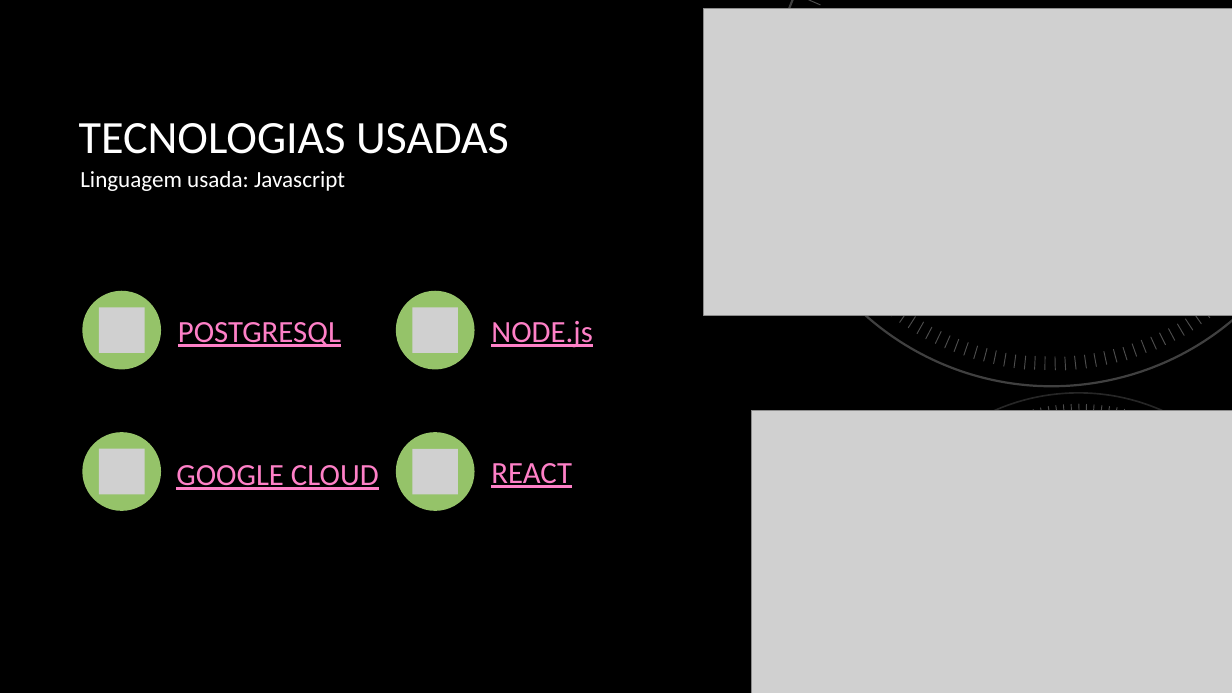
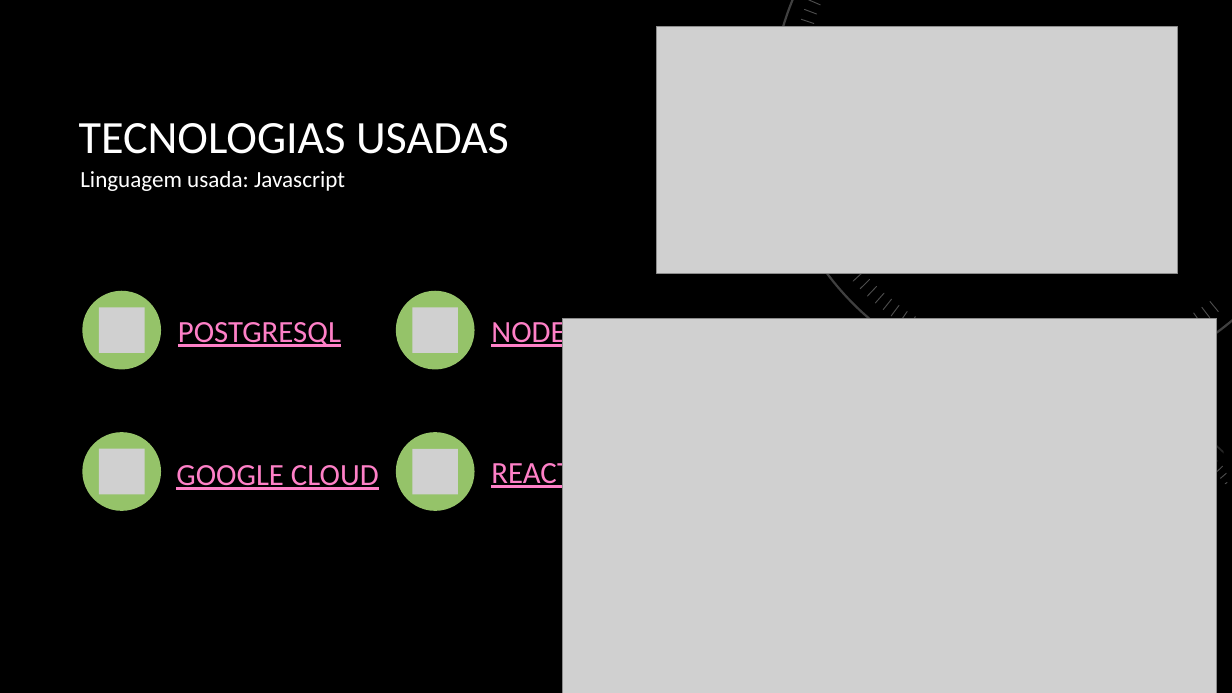
Before and after one commit to PolpEdu/Trabalho-Pr-ticpo, a slide deck: slide 6 of Trabalho prático.pptx (slide 8 before the commit). Drawn at 1232x693 pixels with LibreOffice and Linux fonts; fonts in the diff are those of the drawing; grey boxes stand for pictures; background and template pictures are left out. Boxes give left, top, right and bottom in pixels: in the first picture for what was removed or moved away, otherwise in the second. Text is boxed around its words. In the diff, an @@ line names an element or a change of style, - is before the commit and + after.

```diff
--- a/Trabalho prático.pptx
+++ b/Trabalho prático.pptx
@@ picture: place and size @@
-picture at <box>703,8,1232,316</box>
+picture at <box>657,27,1178,274</box>
@@ line added from (801, 19) to (814, 23), #FFFFFF 0.75 pt @@
@@ line added from (847, 274) to (857, 265), #FFFFFF 0.75 pt @@
@@ line added from (853, 281) to (863, 273), #FFFFFF 0.75 pt @@
@@ line moved from (945, 348) - (950, 335) to (860, 289) - (870, 280) @@
@@ line moved from (935, 344) - (942, 332) to (868, 296) - (877, 287) @@
@@ line moved from (926, 339) - (933, 327) to (875, 303) - (884, 293) @@
@@ line moved from (918, 334) - (924, 323) to (884, 310) - (892, 299) @@
@@ picture: place and size @@
-picture at <box>752,410,1232,693</box>
+picture at <box>562,318,1216,693</box>
@@ group removed at <box>955,329,1175,370</box>: 23 lines @@
@@ line moved from (1185, 335) - (1177, 324) to (1218, 311) - (1210, 301) @@
@@ group removed at <box>1026,404,1117,421</box>: 13 lines @@
@@ line moved from (1132, 411) - (1129, 421) to (1217, 461) - (1211, 468) @@
@@ line moved from (1125, 409) - (1123, 419) to (1223, 467) - (1216, 473) @@
@@ line added from (1226, 473) to (1221, 479), #FFFFFF 0.75 pt @@
@@ line added from (1227, 482) to (1226, 484), #FFFFFF 0.75 pt @@
```
Also in this commit, not shown: 5 other slides changed, 2 slides removed, 3 other files.
